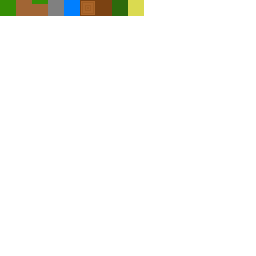
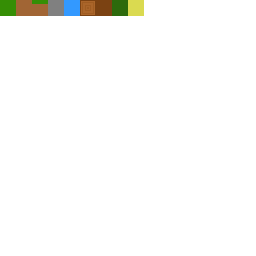
Comparing the layer stacks of the two 256×256 images. Changes:
added layer "Water" (80%) above "Background" over [64, 0, 80, 16]
painted on "Background" over [64, 0, 80, 16]
